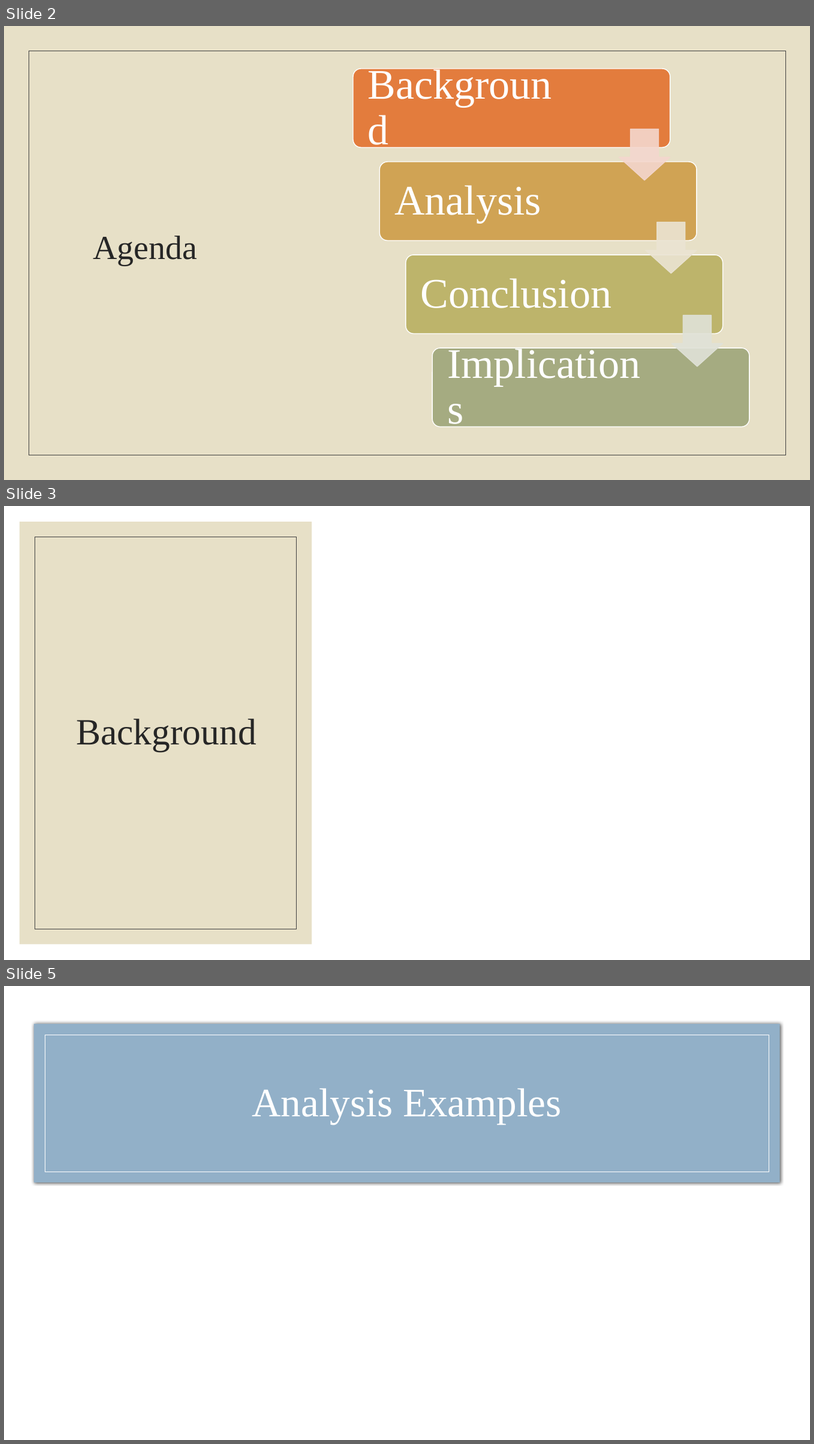
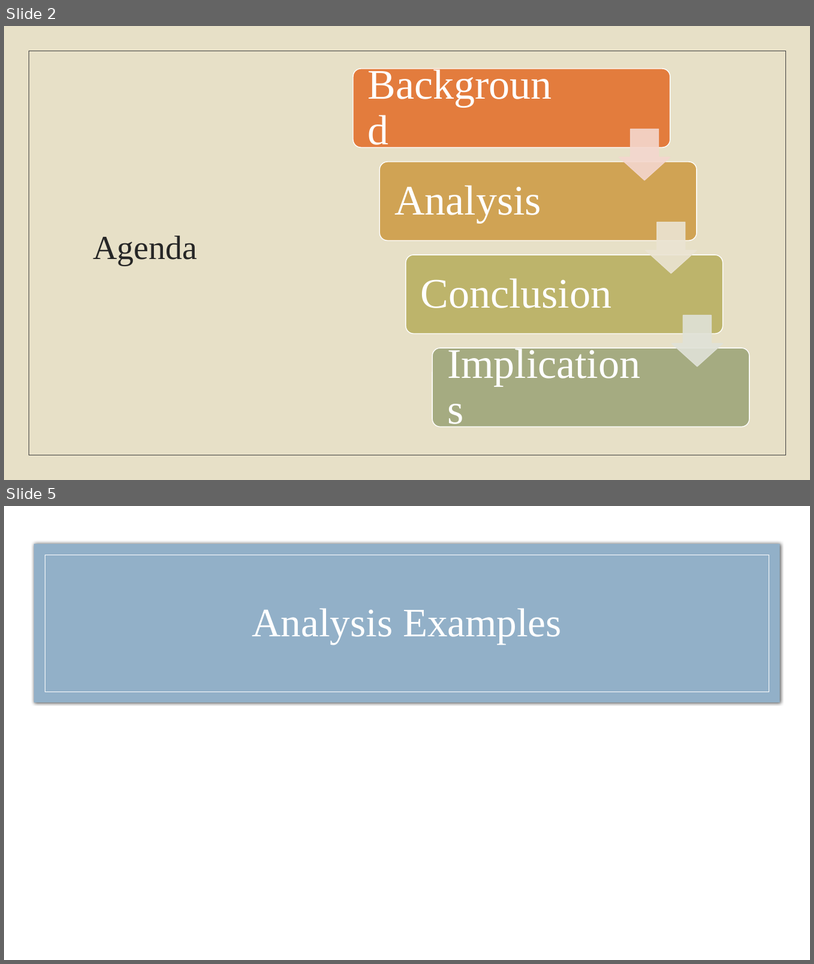
Before and after one commit to laurenemilyto/film_adapatation_success, a slide deck: Steg_pres.pptx. Shown one above the other, each under a label of ours: slides 2, 3 and 5 before the commit, slides 2 and 5 after it; the slides between them are not shown. The pictures are 814x1444 and 814x964 pixels, drawn with LibreOffice and Linux fonts; fonts in the diff are those of the drawing. Boxes give left, top, right and bottom in pixels: in the first picture for what was removed or moved away, otherwise in the second. Text is boxed around its words. In the diff, an @@ line names an element or a change of style, - is before the commit and + after.

```diff
--- a/Steg_pres.pptx
+++ b/Steg_pres.pptx
@@ slide 3 removed at (4,506,810,960), background #FFFFFF @@
@@ rectangle removed at (4,506,810,960) @@
@@ rectangle removed at (20,522,312,944) @@
@@ rectangle removed at (35,537,297,929) @@
@@ title removed at (76,718,257,751) @@
-Background
```
Also in this commit, not shown: 3 slides added, 2 other slides removed, 1 other file.
